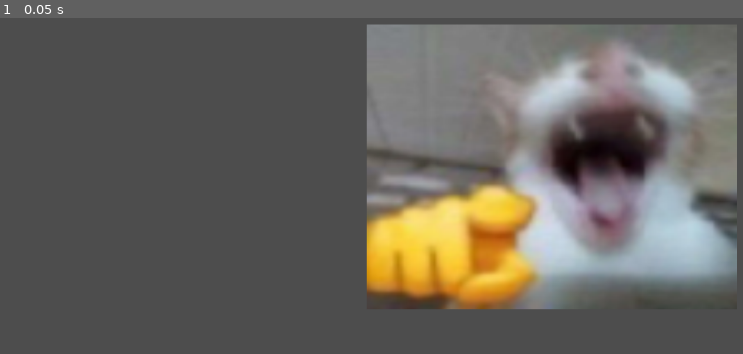
Above: before the commit, frame 1.
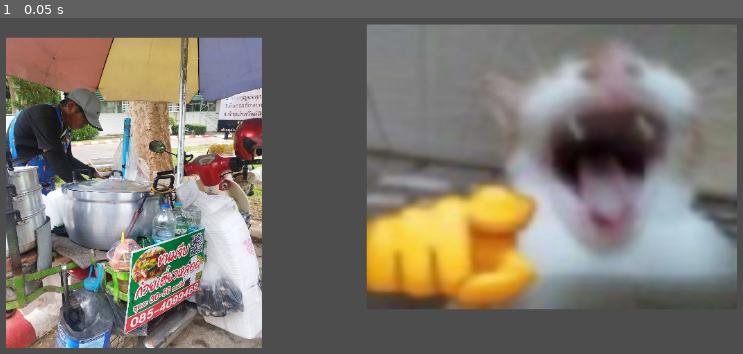
Above: after the commit, the same moment.

Repository: Harmornic/Projectgame-2D
Game: Godot game, scene res://test.tscn
Same seed, same stepped clock (60 frames per second), same inputs: the game is played once before the commit and once after it. The project has no main scene, so this scene is started directly.
Inputs:
- Up to frame 1 (0.05 s): no input

The runs differ from the first frame. In frame 1, 29% of the frame differs, in the area x 0-36%, y 5-99%.

Commit message:
Update test.tscn

Diff:
--- a/test.tscn
+++ b/test.tscn
@@ -1,6 +1,7 @@
-[gd_scene load_steps=2 format=3 uid="uid://djfvef6fragto"]
+[gd_scene load_steps=3 format=3 uid="uid://djfvef6fragto"]
 
 [ext_resource type="Texture2D" uid="uid://cva6jrvig7ot0" path="res://3x.webp" id="1_37kl0"]
+[ext_resource type="Texture2D" uid="uid://c778xij444wny" path="res://215641.jpg" id="2_8uh7m"]
 
 [node name="Test" type="Node2D"]
 
@@ -8,3 +9,8 @@
 position = Vector2(875, 276)
 scale = Vector2(4.76786, 3.66964)
 texture = ExtResource("1_37kl0")
+
+[node name="215641" type="Sprite2D" parent="."]
+position = Vector2(273, 313)
+scale = Vector2(0.333032, 0.302979)
+texture = ExtResource("2_8uh7m")
